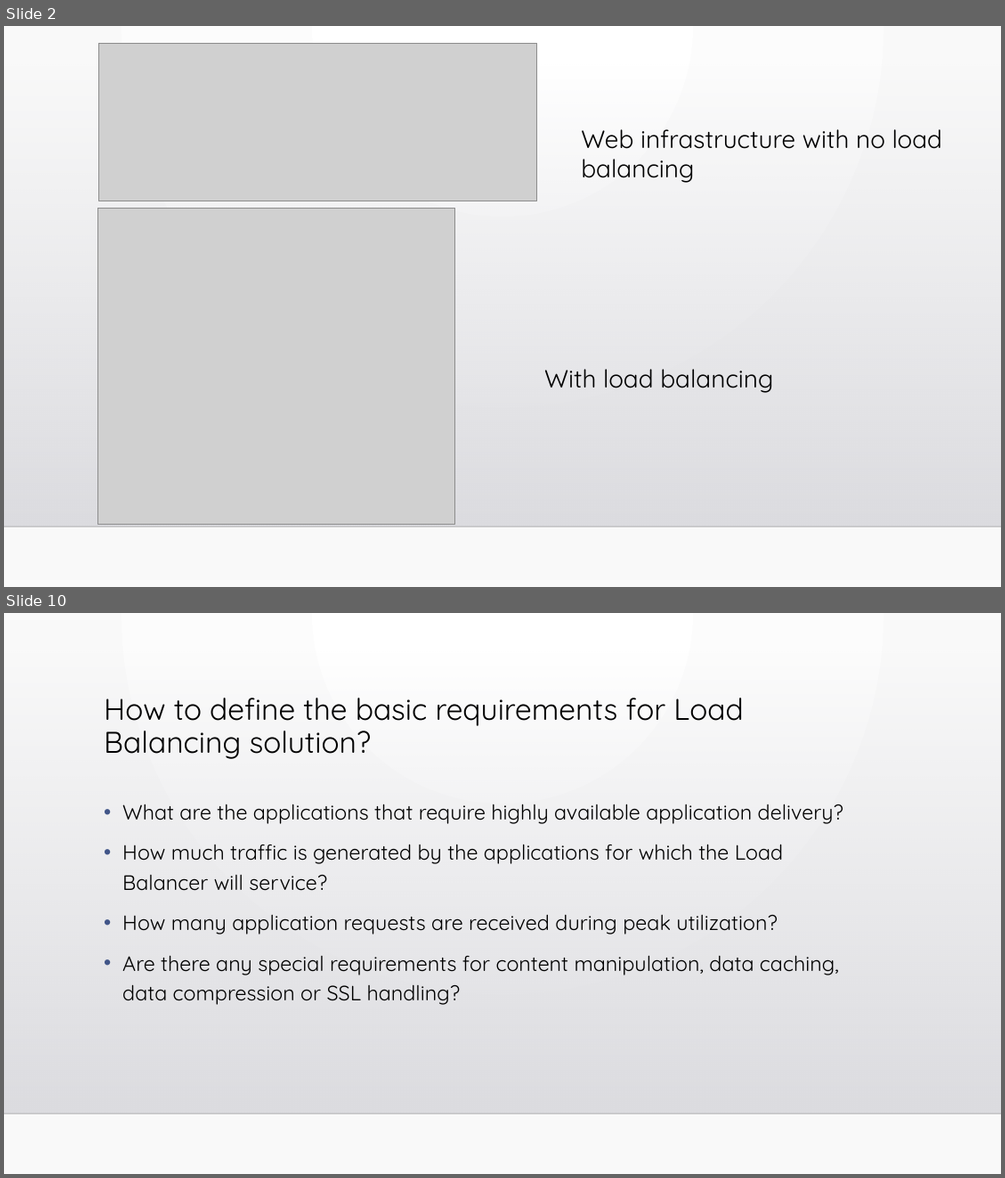
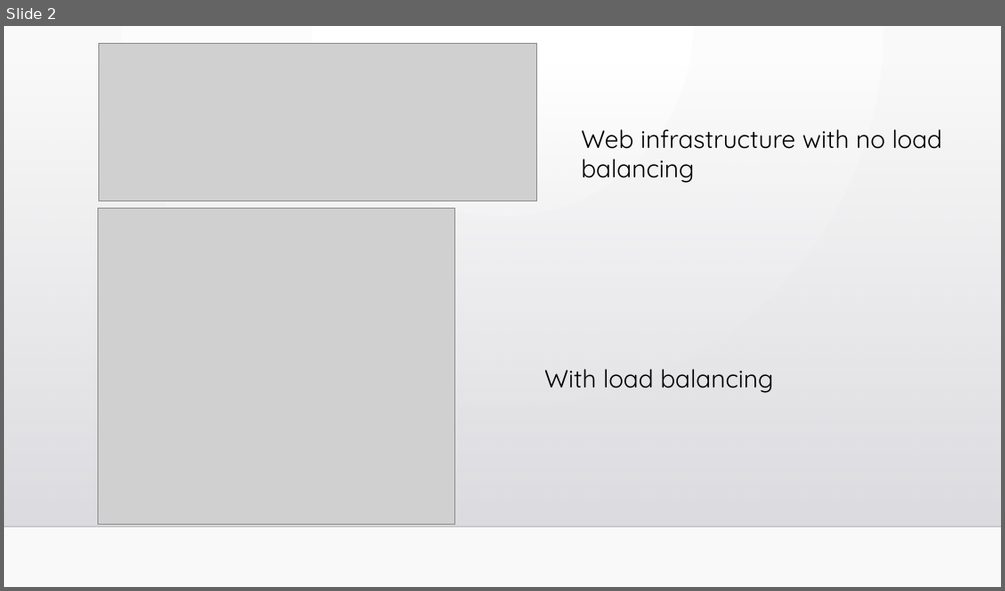
Before and after one commit to Shishir-Kul-012426401/DistributedSystems, a slide deck: Homework 9 - Distributed Applications/load_balancer.pptx. Shown one above the other, each under a label of ours: slides 2 and 10 before the commit, slide 2 after it; the slides between them are not shown. The pictures are 1005x1178 and 1005x591 pixels, drawn with LibreOffice and Linux fonts; fonts in the diff are those of the drawing; grey boxes stand for pictures; background and template pictures are left out. Boxes give left, top, right and bottom in pixels: in the first picture for what was removed or moved away, otherwise in the second. Text is boxed around its words. In the diff, an @@ line names an element or a change of style, - is before the commit and + after.

```diff
--- a/Homework 9 - Distributed Applications/load_balancer.pptx
+++ b/Homework 9 - Distributed Applications/load_balancer.pptx
@@ slide 10 removed at [4,613,1001,1174], background gradient #FFFFFF to #FAFAFA; not listed: 2 template elements that a slide beside it also shows @@
@@ title removed at [104,698,743,759] @@
-How to define the basic requirements for Load Balancing solution?
@@ text removed at [122,803,843,1005] @@
-• What are the applications that require highly available application delivery?
-• How much traffic is generated by the applications for which the Load Balancer will service?
-• How many application requests are received during peak utilization?
-• Are there any special requirements for content manipulation, data caching, data compression or SSL handling?
```
Also in this commit, not shown: 5 slides changed, 1 slide added, 7 other slides removed.
